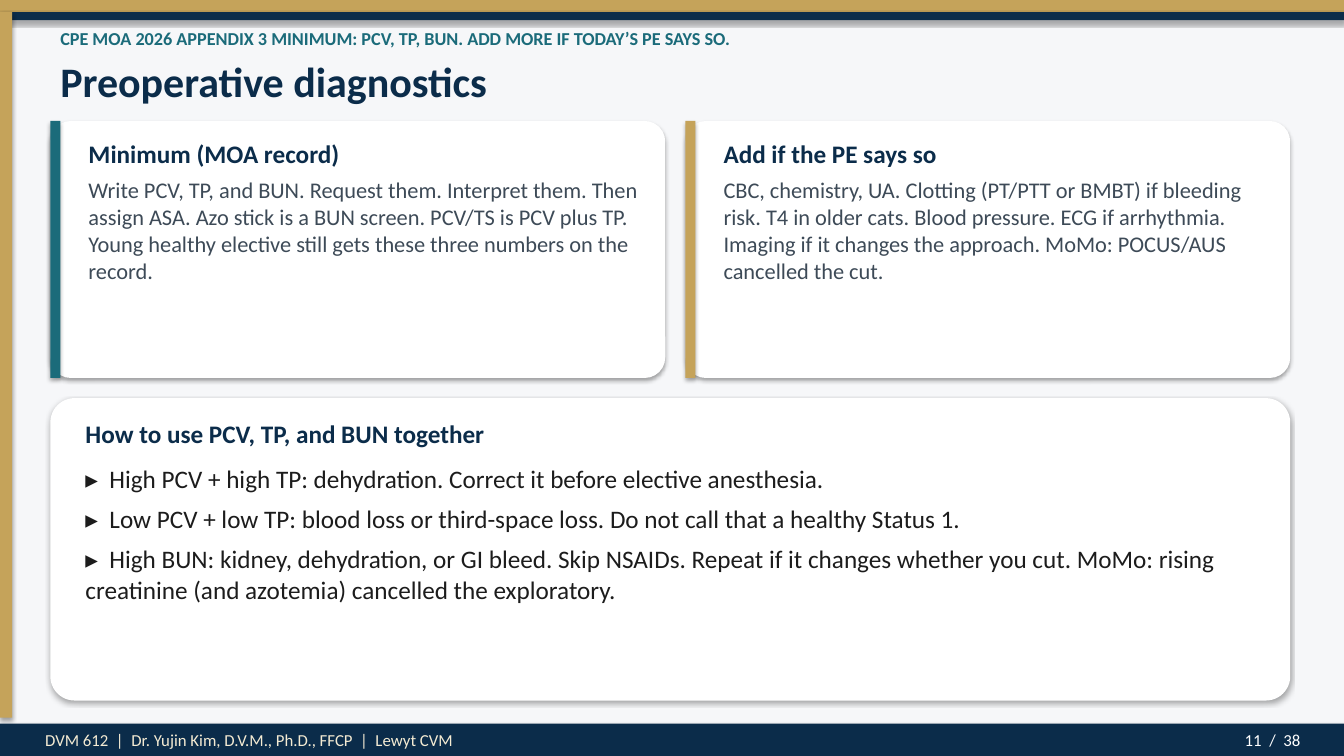
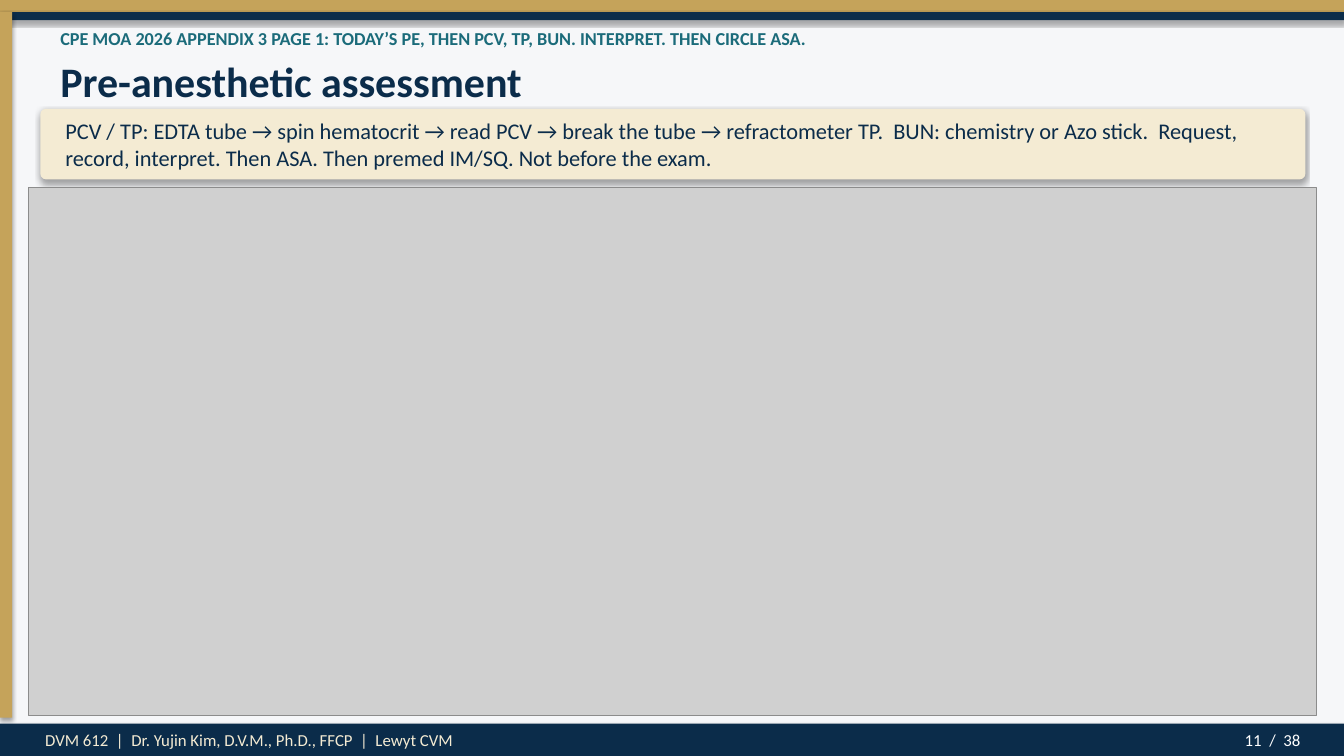
Before and after one commit to drkimvet/happycare, a slide deck: slide 11 of lectures/DVM-612_Week4_Preop_PatientPrep_Postop.pptx. Drawn at 1344x756 pixels with LibreOffice and Linux fonts; fonts in the diff are those of the drawing; grey boxes stand for pictures. Boxes give left, top, right and bottom in pixels: in the first picture for what was removed or moved away, otherwise in the second. Text is boxed around its words. In the diff, an @@ line names an element or a change of style, - is before the commit and + after.

```diff
--- a/lectures/DVM-612_Week4_Preop_PatientPrep_Postop.pptx
+++ b/lectures/DVM-612_Week4_Preop_PatientPrep_Postop.pptx
@@ text at [60,32,805,48]: text changed @@
-CPE MOA 2026 APPENDIX 3 MINIMUM: PCV, TP, BUN. ADD MORE IF TODAY’S PE SAYS SO.
+CPE MOA 2026 APPENDIX 3 PAGE 1: TODAY’S PE, THEN PCV, TP, BUN. INTERPRET. THEN CIRCLE ASA.
@@ text at [60,67,522,98]: text changed @@
-Preoperative diagnostics
+Pre-anesthetic assessment
@@ rounded rectangle added at [40,109,1306,179], fill #F4EBD3 @@
@@ rounded rectangle removed at [50,121,665,378] @@
@@ rectangle removed at [50,121,60,378] @@
@@ text added at [65,123,1237,170], 16 pt, text #0B2C4A @@
+PCV / TP: EDTA tube → spin hematocrit → read PCV → break the tube → refractometer TP. BUN: chemistry or Azo stick. Request, record, interpret. Then ASA. Then premed IM/SQ. Not before the exam.
@@ text removed at [88,144,339,167] @@
-Minimum (MOA record)
@@ rounded rectangle removed at [686,121,1291,378] @@
@@ rectangle removed at [686,121,696,378] @@
@@ text removed at [724,145,937,167] @@
-Add if the PE says so
@@ picture added at [28,188,1317,716] @@
@@ text removed at [88,182,637,279] @@
-Write PCV, TP, and BUN. Request them. Interpret them. Then assign ASA. Azo stick is a BUN screen. PCV/TS is PCV plus TP. Young healthy elective still gets these three numbers on the record.
@@ text removed at [724,182,1241,279] @@
-CBC, chemistry, UA. Clotting (PT/PTT or BMBT) if bleeding risk. T4 in older cats. Blood pressure. ECG if arrhythmia. Imaging if it changes the approach. MoMo: POCUS/AUS cancelled the cut.
@@ rounded rectangle removed at [50,398,1291,701] @@
@@ text removed at [85,425,484,448] @@
-How to use PCV, TP, and BUN together
@@ text removed at [85,470,1214,603] @@
-▸ High PCV + high TP: dehydration. Correct it before elective anesthesia.
-▸ Low PCV + low TP: blood loss or third-space loss. Do not call that a healthy Status 1.
-▸ High BUN: kidney, dehydration, or GI bleed. Skip NSAIDs. Repeat if it changes whether you cut. MoMo: rising creatinine (and azotemia) cancelled the exploratory.
```
Also in this commit, not shown: 7 other files.
